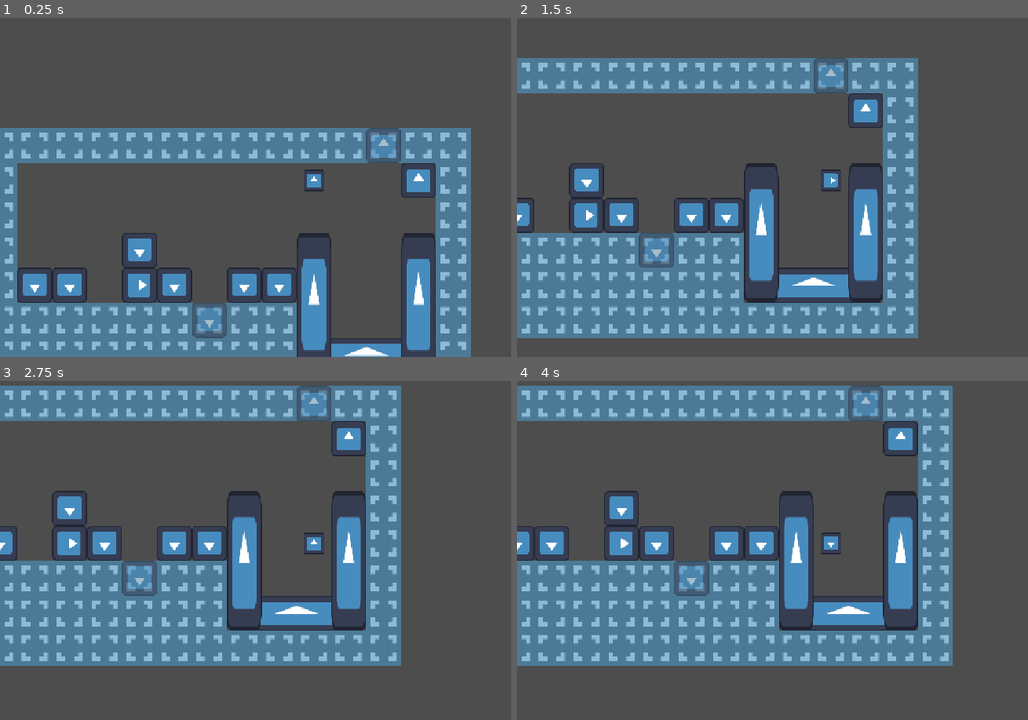
Above: before the commit, frames 1-4 (two rows, left to right).
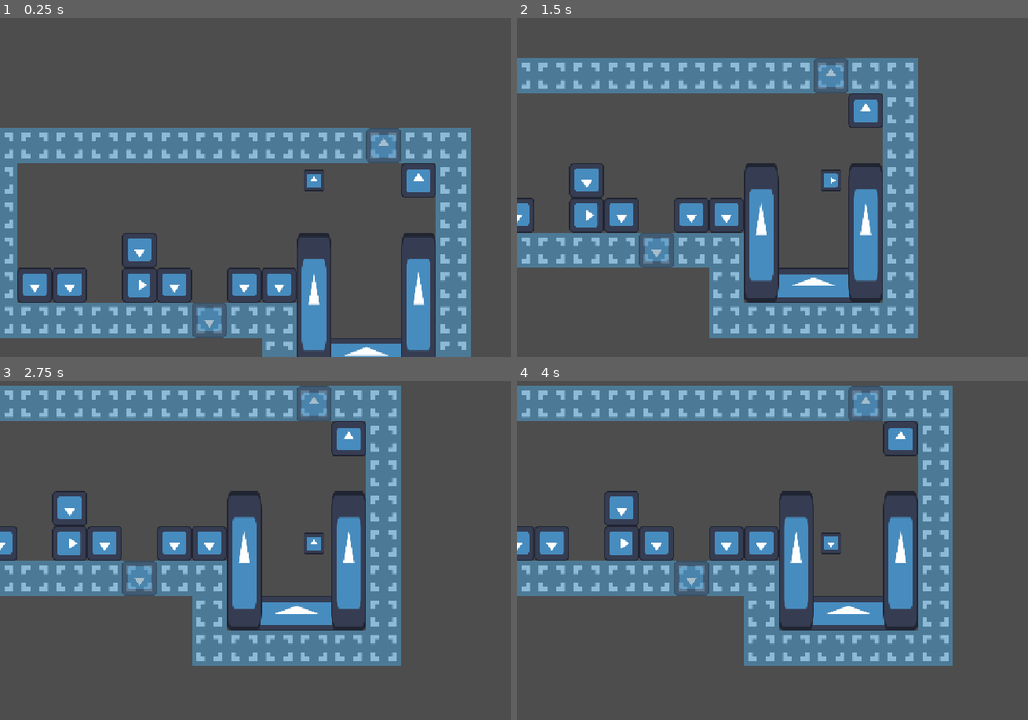
Above: after the commit, the same moments.

Repository: EfficiencySimplicity/godot-level-playground
Game: Godot game, scene res://Scenes/testing_ground.tscn
Two runs of this game, one before a commit and one after it. Both use one fixed random seed, a clock stepped at 60 frames per second and the inputs below. The engine's default icon, where the game draws it, is replaced by a stand-in: a white triangle on a blue panel in a dark square.
Inputs:
- Up to frame 1 (0.25 s): no input
- Up to frame 2 (1.5 s): tap Enter at 0.5 s; hold Right (Right) 0.53-1.28 s; hold Up (Movement) 0.53-1.28 s; tap Space at 1.25 s; hold Down (Down) from 1.28 s (still down); tap Up (Movement) at 1.35 s
- Up to frame 3 (2.75 s): tap Enter at 2 s; release Down (Down) at 2.03 s; hold Right (Right) from 2.03 s (still down); hold Up (Movement) from 2.03 s (still down)
- Up to frame 4 (4 s): tap Space at 2.75 s; release Up (Movement) at 2.78 s; tap Up (Movement) at 2.85 s; tap Enter at 3.5 s; release Right (Right) at 3.53 s; hold Left (Left) from 3.53 s (still down); hold Up (Movement) from 3.53 s (still down)

The runs differ from the first frame. In frame 1, 2.9% of the frame differs, in the area x 0-52%, y 94-100%; in frame 2, 7.8%; in frame 3, 7.8%; in frame 4, 9.1%, in the area x 0-45%, y 63-85%.

Commit message:
got thin-walled rooms

Diff:
--- a/Scripts/map_layer.gd
+++ b/Scripts/map_layer.gd
@@ -32,7 +32,7 @@
 	map_layer.world_bounds = rect
 	return map_layer
 
-static func from_layers(layers: Array) -> MapLayer:
+static func from_layers(layers: Array, stamp: bool = true) -> MapLayer:
 	var bounds = get_group_bounds(layers)
 	var _cell_size = layers[0].cell_size
 
@@ -40,8 +40,9 @@
 	map_layer.world_bounds = bounds
 	map_layer.cell_size = _cell_size
 
-	for layer in layers:
-		layer.place_on(map_layer, Placement.new((layer.world_bounds.position - bounds.position) / _cell_size))
+	if stamp:
+		for layer in layers:
+			layer.place_on(map_layer, Placement.new((layer.world_bounds.position - bounds.position) / _cell_size))
 
 	return map_layer
 
@@ -67,7 +68,6 @@
 		children.map(func(shape): return MapLayer.from_collision_shape(shape, _cell_size))
 	)
 
-
 ## Gets an value from the MapLayer
 func g(pos: Vector2i) -> bool:
 	return data.get_bitv(pos)
@@ -80,12 +80,18 @@
 func cell_to_world(pos: Vector2i):
 	return world_bounds.position + Vector2(pos * cell_size)
 
+## gets where this MapLayer's top left corner cell sits on another in its cell space
+func position_on(other: MapLayer) -> Placement:
+	return Placement.new((world_bounds.position - other.world_bounds.position) / cell_size)
+
 ## Stamps this MapLayer on another, overwriting all values within its area
-func stamp_on(other: MapLayer, pos: Placement):
+func stamp_on(other: MapLayer, pos: Placement = null):
+	if pos == null: pos = position_on(other)
 	iter_cells(func(xy): other.s(pos.map_vector2i(xy), g(xy)))
 
 ## Places this MapLayer on another, only writing down 1s
-func place_on(other: MapLayer, pos: Placement):
+func place_on(other: MapLayer, pos: Placement = null):
+	if pos == null: pos = position_on(other)
 	iter_cells(
 		func(xy):
 			if g(xy):
@@ -93,7 +99,8 @@
 	)
 
 ## Returns true if the MapLayers contain equal values starting at the specified position
-func matches(other: MapLayer, pos: Placement) -> bool:
+func matches(other: MapLayer, pos: Placement = null) -> bool:
+	if pos == null: pos = position_on(other)
 	return iter_cells(
 		(func(xy):
 			if other.g(pos.map_vector2i(xy)) != g(xy):
@@ -102,7 +109,8 @@
 	)
 
 ## Returns true if the MapLayers have at least 1 cell where they're both true
-func collides(other: MapLayer, pos: Placement) -> bool:
+func collides(other: MapLayer, pos: Placement = null) -> bool:
+	if pos == null: pos = position_on(other)
 	return iter_cells(
 		(func(xy):
 			if other.g(pos.map_vector2i(xy)) and g(xy):
@@ -111,11 +119,13 @@
 	)
 
 ## Returns true if the MapLayers do not collide with any 1s
-func doesnt_collide(other: MapLayer, pos: Placement) -> bool:
+func doesnt_collide(other: MapLayer, pos: Placement = null) -> bool:
+	if pos == null: pos = position_on(other)
 	return !collides(other, pos)
 
 ## Returns true if wherever the MapLayer is true, the other is also
-func overlaps(other: MapLayer, pos: Placement) -> bool:
+func overlaps(other: MapLayer, pos: Placement = null) -> bool:
+	if pos == null: pos = position_on(other)
 	return iter_cells(
 		(func(xy):
 			if g(xy) and not other.g(pos.map_vector2i(xy)):
@@ -139,6 +149,11 @@
 
 	return new_layer
 
+func bordered(value: bool = false, cell_size: int = 64) -> MapLayer:
+	var expanded = MapLayer.new(size + Vector2i(2, 2), value)
+	expanded.world_bounds = world_bounds.grow(cell_size)
+	stamp_on(expanded, Placement.new(Vector2i(1, 1)))
+	return expanded
 
 func place_on_tilemap(tilemap: TileMapLayer, source_id: int = -1, tile_pos: Vector2i = Vector2i(0, 0)):
 	# https://www.reddit.com/r/godot/comments/gb31yp/get_tile_index_for_use_in_tilemapset_cellx_y_tile/
@@ -170,7 +185,7 @@
 				if hit_positions.size() == 0:
 					hit_positions.append(xy)
 				else:
-					if hit_positions.any(func(hit_xy): return (hit_xy - xy).length() == 1):
+					if hit_positions.any(func(hit_xy): return (hit_xy - xy).length_squared() == 1):
 						hit_positions.append(xy)
 				if hit_positions.size() == total_empty_cells:
 					return true),
--- a/Scripts/room_generator.gd
+++ b/Scripts/room_generator.gd
@@ -58,12 +58,20 @@
 
 func get_solids_layer() -> MapLayer:
 	# TODO: there must be a way to set the fill of the area2d...
-	var layer = MapLayer.from_area2d(self, 64).inverted()
-	var solids_layer = MapLayer.new(layer.size + Vector2i(2, 2), true)
-	solids_layer.world_bounds = layer.world_bounds.grow(64)
-	layer.stamp_on(solids_layer, Placement.new(Vector2i(1, 1)))
+	return MapLayer.from_area2d(self, 64).inverted().bordered(true)
 
-	return solids_layer
+func get_walls_layer() -> MapLayer:
+	var blocks = get_children().filter(func(x): return x is CollisionShape2D and x.shape != null).map(func(shape): return MapLayer.from_collision_shape(shape, 64).inverted())
+
+	var bordered_blocks = blocks.map(func(x): return x.bordered(true))
+
+	var full_map = MapLayer.from_layers(bordered_blocks)
+	bordered_blocks.map(func(x): x.place_on(full_map))
+	blocks.map(func(x): x.stamp_on(full_map))
+	print("Walls layer:")
+	print(full_map)
+	return full_map
+
 
 func get_map_stack():
 	var solids_layer = get_solids_layer()
@@ -85,10 +93,10 @@
 	get_map_stack()
 
 func stamp_room_shape():
-	var solids = get_solids_layer()
+	var walls = get_walls_layer()
 
-	solids.stamp_on_tilemap(get_parent().find_child("Floor"), 0, Vector2i(-1, -1), Vector2i(0, 0))
-	solids.stamp_on_tilemap(get_parent().find_child("Walls"), 0, Vector2i(1, 0), Vector2i(-1, -1))
+	walls.stamp_on_tilemap(get_parent().find_child("Floor"), 0, Vector2i(-1, -1), Vector2i(0, 0))
+	walls.stamp_on_tilemap(get_parent().find_child("Walls"), 0, Vector2i(1, 0), Vector2i(-1, -1))
 
 func generate_items():
 	for i in 25:
